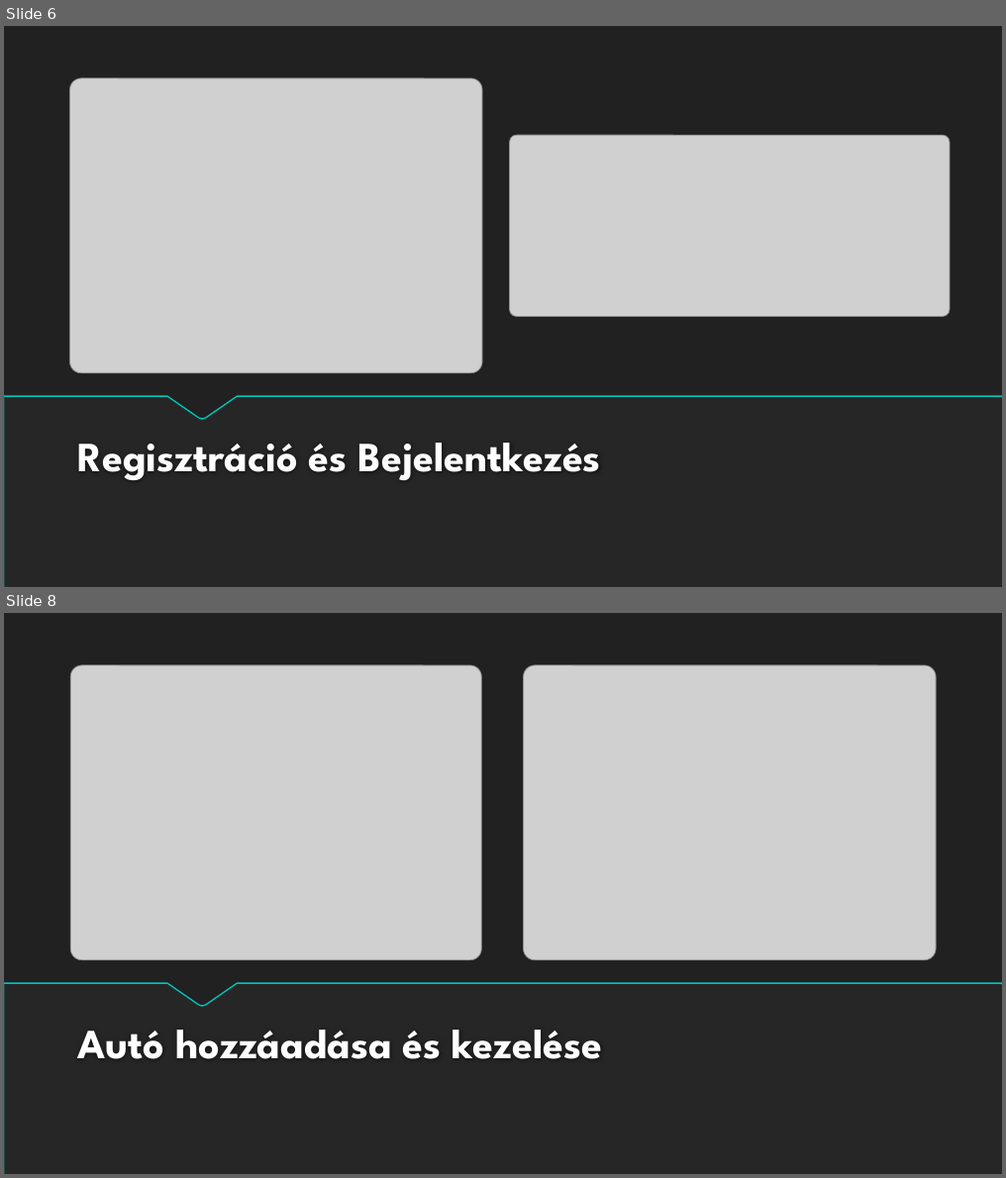
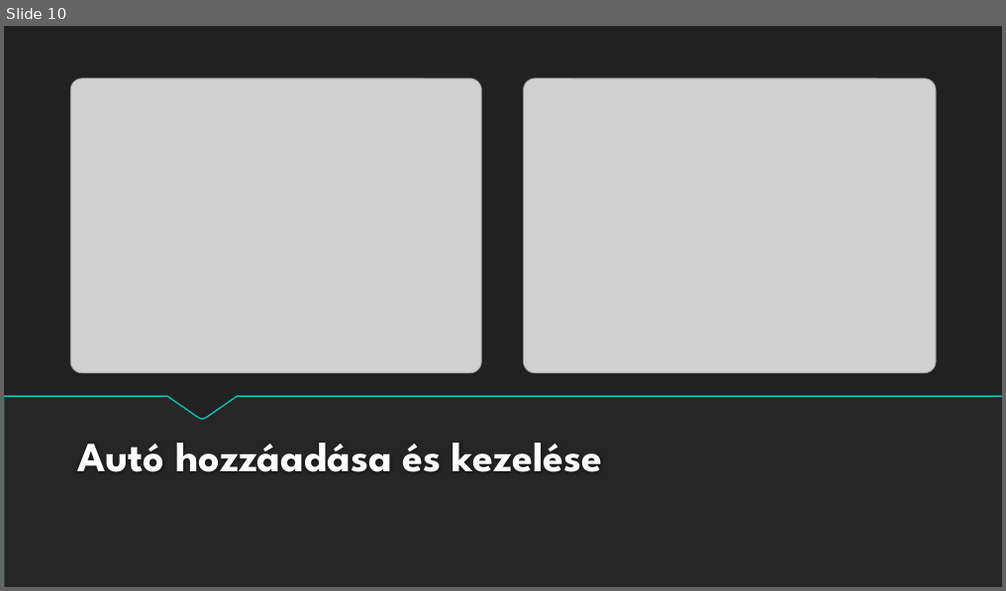
Before and after one commit to Andris2579/automuhely, a slide deck: Autóműhely.pptx. Shown one above the other, each under a label of ours: slides 6 and 8 before the commit, slide 10 after it; the slides between them are not shown. The pictures are 1006x1178 and 1006x591 pixels, drawn with LibreOffice and Linux fonts; fonts in the diff are those of the drawing; grey boxes stand for pictures; background and template pictures are left out. Boxes give left, top, right and bottom in pixels: in the first picture for what was removed or moved away, otherwise in the second. Text is boxed around its words. In the diff, an @@ line names an element or a change of style, - is before the commit and + after.

```diff
--- a/Autóműhely.pptx
+++ b/Autóműhely.pptx
@@ slide 6 removed at [4, 26, 1002, 587], background #212121 @@
@@ picture removed at [70, 78, 482, 373] @@
@@ picture removed at [509, 135, 949, 317] @@
@@ freeform shape removed at [4, 396, 1002, 587] @@
@@ triangle removed at [4, 397, 467, 587] @@
@@ triangle removed at [398, 397, 1002, 587] @@
@@ title removed at [78, 443, 601, 480] @@
-Regisztráció és Bejelentkezés
@@ what was slide 8 is now slide 10 @@
```
Also in this commit, not shown: 10 slides changed, 9 slides added, 3 other slides removed.
